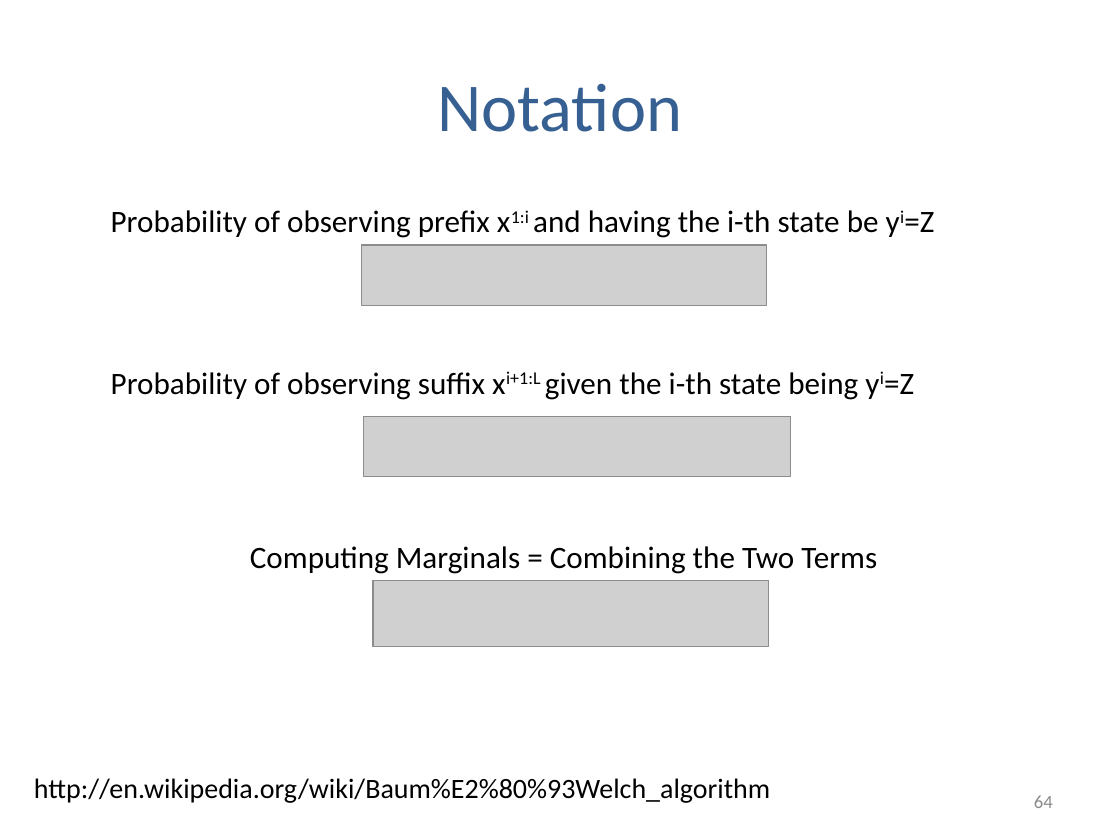
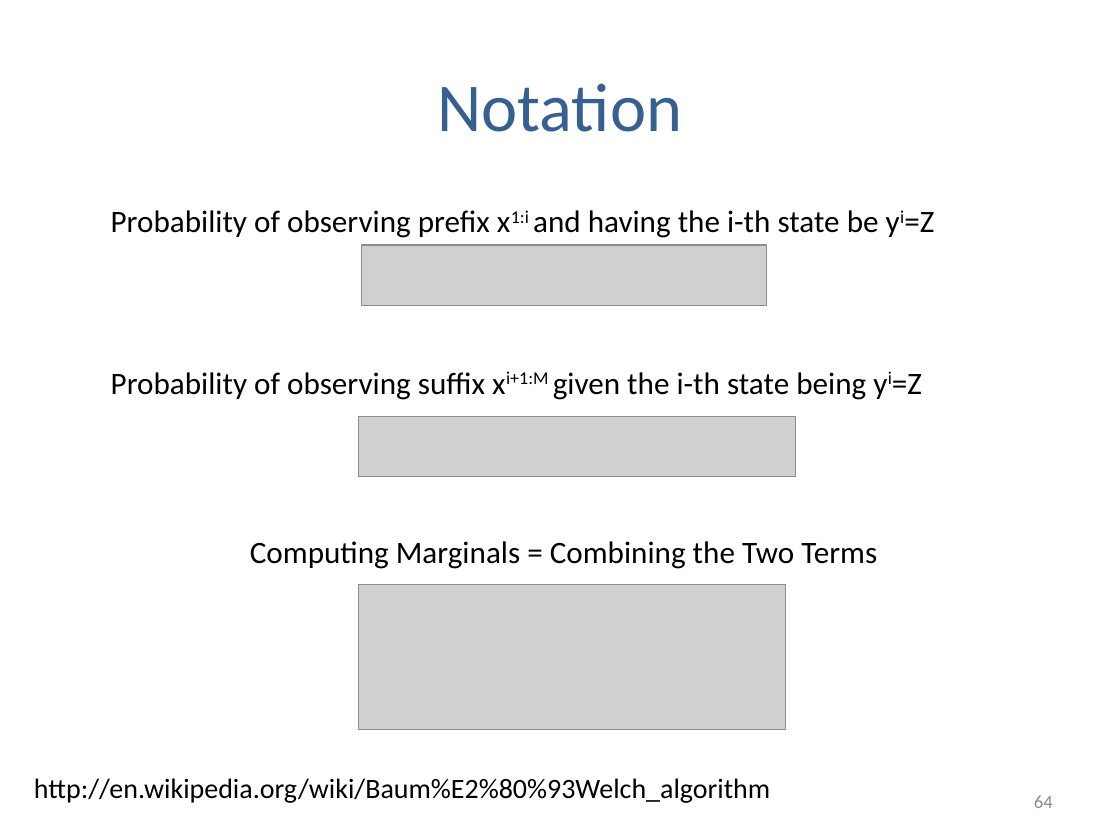
Before and after one commit to arcticmatt/CS155, a slide deck: slide 64 of lectures/slides/lec05.pptx. Drawn at 1120x840 pixels with LibreOffice and Linux fonts; fonts in the diff are those of the drawing; grey boxes stand for pictures. Boxes give left, top, right and bottom in pixels: in the first picture for what was removed or moved away, otherwise in the second. Text is boxed around its words. In the diff, an @@ line names an element or a change of style, - is before the commit and + after.

```diff
--- a/lectures/slides/lec05.pptx
+++ b/lectures/slides/lec05.pptx
@@ text at bbox=[111, 371, 922, 400]: text changed @@
-Probability of observing suffix xi+1:L given the i-th state being yi=Z
+Probability of observing suffix xi+1:M given the i-th state being yi=Z
@@ picture: place and size @@
-picture at bbox=[363, 417, 790, 477]
+picture at bbox=[358, 417, 795, 477]
@@ text "Computing Marginals = Combining the ...": place and size @@
-text "Computing Marginals = Combining the ..." at bbox=[250, 546, 877, 574]
+text "Computing Marginals = Combining the ..." at bbox=[250, 541, 877, 569]
@@ picture added at bbox=[358, 585, 785, 730] @@
@@ picture removed at bbox=[373, 581, 768, 647] @@
```
Also in this commit, not shown: 27 other slides changed, 28 other files.
